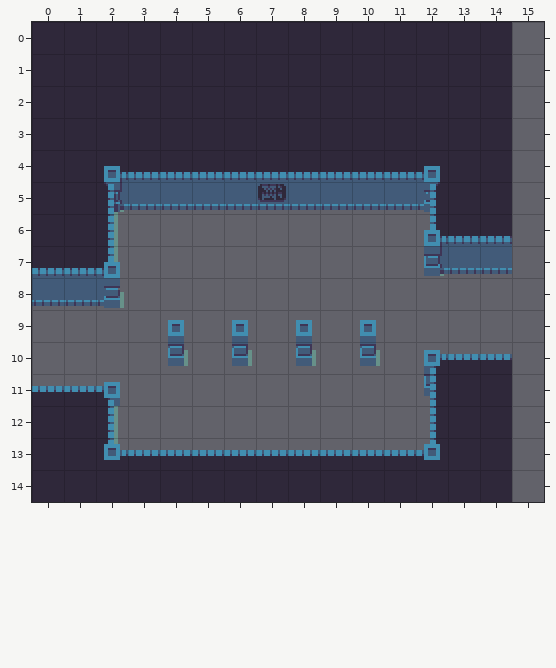
A Tiled map gets an edit: DunkelHeld/resources/levels/bare/main_hall_right_phase1.tmx. The picture above is the old version.
Cells are 16x16 px. Shown: x 0..15, y 0..14. The old version is drawn lined up with the new one.
New version:
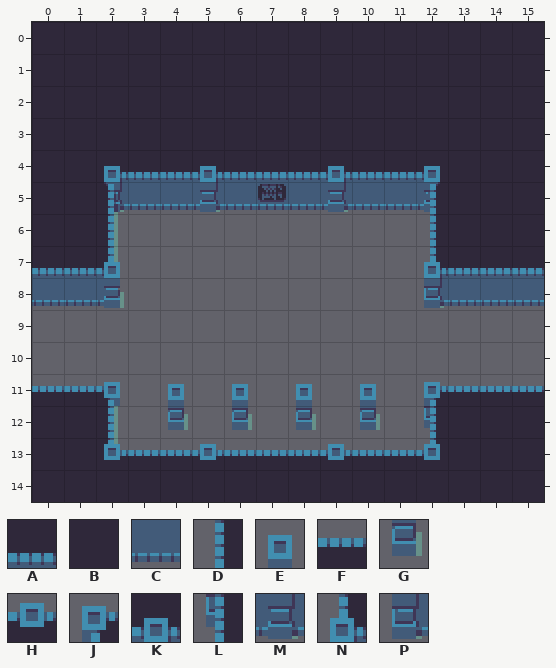
Key: from "tiles": A 4, B 7, C 10, D 17, E 20, F 22, G 26, H 29, J 32, K 34, L 38, M 40, N 44, P 50.
_ is an empty cell.
Tiles replaced or removed in this view: A, B, C, D, E, F, G, J, L, N, P.
Edits made:
Changed rows in their new state; . is an unchanged cell.
map size 15x15 -> 16x15 cells
Layer "Tiles":
first column x 4:
 0 ...........B
 1 ...........B
 2 ...........B
 3 ...........B
 4 .K...K.....B
 5 .M...M.....B
 6 ........DBBB
 7 ........NAAA
 8 ........PCCC
 9 _._._._.....
10 _._._._.___.
11 E.E.E.E.JFFF
12 G.G.G.G.L..B
13 .H...H.....B
14 ...........B
Where, in picture pixels (left, top, right, bottom), the same in both pictures:
changed: (424, 22, 544, 308)
changed: (200, 166, 220, 212)
changed: (328, 166, 348, 212)
changed: (168, 320, 252, 460)
changed: (296, 320, 380, 460)
changed: (424, 350, 544, 502)
